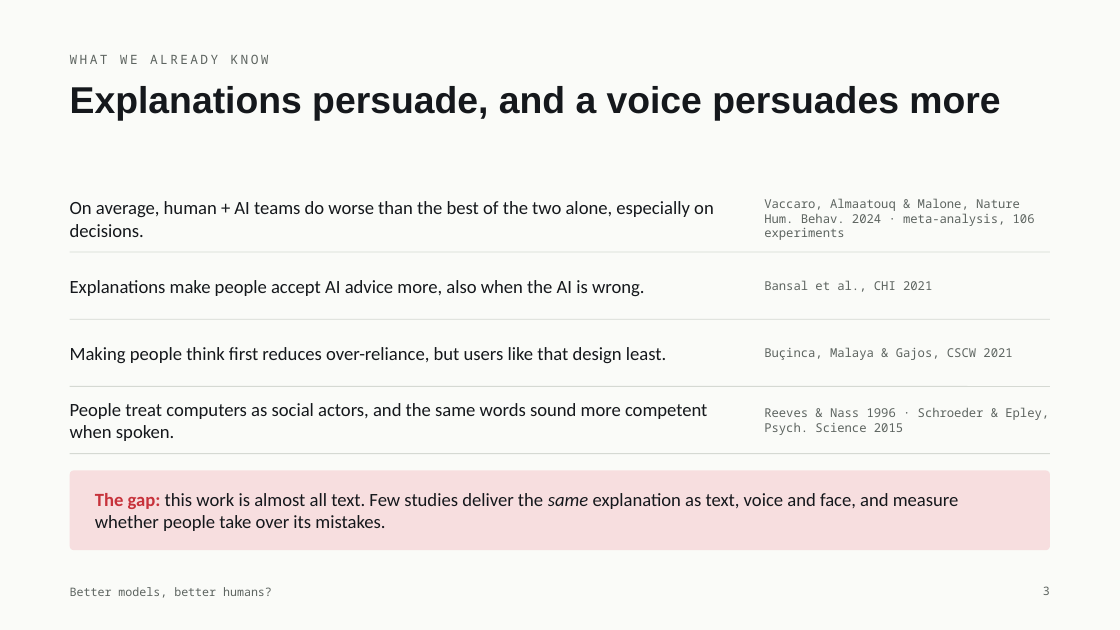
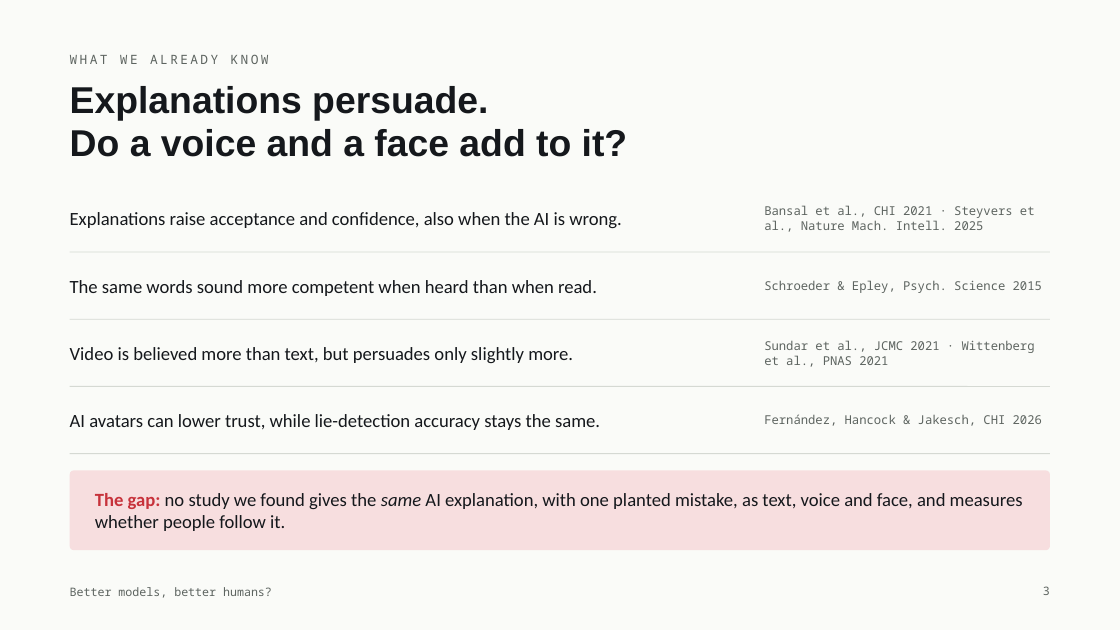
Before and after one commit to Lstierman/AI_Research, a slide deck: slide 3 of presentations/Better Models, Better Humans (pitch2).pptx. Drawn at 1120x630 pixels with LibreOffice and Linux fonts; fonts in the diff are those of the drawing. Boxes give left, top, right and bottom in pixels: in the first picture for what was removed or moved away, otherwise in the second. Text is boxed around its words. In the diff, an @@ line names an element or a change of style, - is before the commit and + after.

```diff
--- a/presentations/Better Models, Better Humans (pitch2).pptx
+++ b/presentations/Better Models, Better Humans (pitch2).pptx
@@ title at [70,86,628,157]: text changed @@
-Explanations persuade, and a voice persuades more
+Explanations persuade.
+Do a voice and a face add to it?
@@ text at [764,205,1035,232]: text changed @@
-Vaccaro, Almaatouq & Malone, Nature Hum. Behav. 2024 · meta-analysis, 106 experiments
+Bansal et al., CHI 2021 · Steyvers et al., Nature Mach. Intell. 2025
@@ text at [70,212,622,228]: text changed @@
-On average, human + AI teams do worse than the best of the two alone, especially on decisions.
+Explanations raise acceptance and confidence, also when the AI is wrong.
@@ text at [70,280,597,296]: text changed @@
-Explanations make people accept AI advice more, also when the AI is wrong.
+The same words sound more competent when heard than when read.
@@ text at [764,280,1042,293]: text changed @@
-Bansal et al., CHI 2021
+Schroeder & Epley, Psych. Science 2015
@@ text at [70,347,573,363]: text changed @@
-Making people think first reduces over-reliance, but users like that design least.
+Video is believed more than text, but persuades only slightly more.
@@ text at [764,340,1035,367]: text changed @@
-Buçinca, Malaya & Gajos, CSCW 2021
+Sundar et al., JCMC 2021 · Wittenberg et al., PNAS 2021
@@ text at [70,414,600,430]: text changed @@
-People treat computers as social actors, and the same words sound more competent when spoken.
+AI avatars can lower trust, while lie-detection accuracy stays the same.
@@ text at [764,414,1042,426]: text changed @@
-Reeves & Nass 1996 · Schroeder & Epley, Psych. Science 2015
+Fernández, Hancock & Jakesch, CHI 2026
@@ text at [95,493,1023,531]: text changed @@
-The gap: this work is almost all text. Few studies deliver the same explanation as text, voice and face, and measure whether people take over its mistakes.
+The gap: no study we found gives the same AI explanation, with one planted mistake, as text, voice and face, and measures whether people follow it.
```
Also in this commit, not shown: 1 other slide changed, 2 other files.
